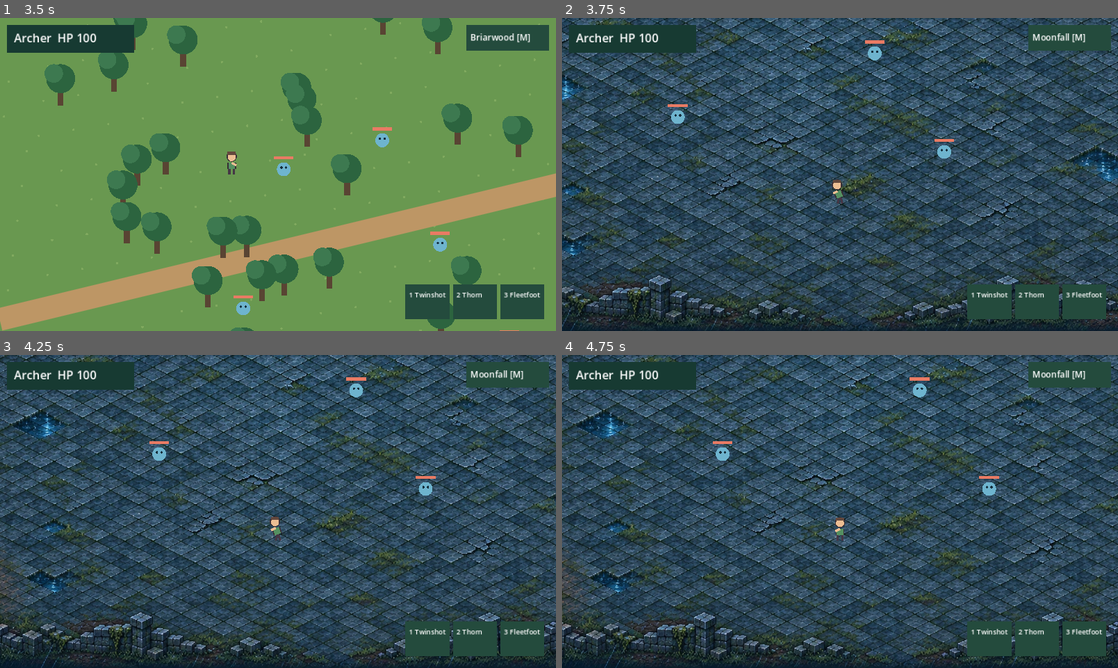
Above: before the commit, frames 1-4 (two rows, left to right).
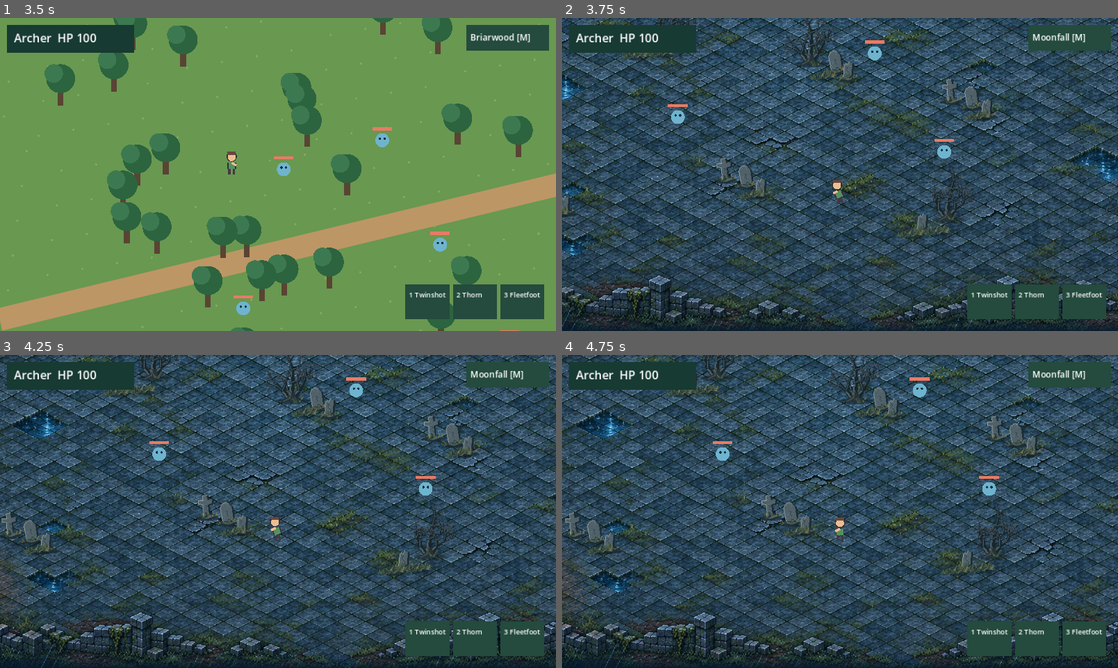
Above: after the commit, the same moments.

Repository: akmalyazidd-hue/elderbell-godot
Game: Godot game, scene res://main.tscn
Two runs of this game, one before a commit and one after it. Both use one fixed random seed, a clock stepped at 60 frames per second and the inputs below.
Inputs (mouse positions are in pixels of both pictures, inside the frame that each line leads up to):
- Up to frame 1 (3.5 s): tap Enter at 0.5, 2 s; move the mouse to (400, 158) at 0.52 s; hold Right (ui_right) 0.53-1.25 s; tap M at 0.6 s; click (400, 158) at 0.67 s; tap Space at 1.25, 2.75 s; drag from (166, 190) to (250, 237) at 1.27 s; move the mouse to (333, 105) at 2.02 s; hold Right (ui_right) 2.03-2.75 s; tap 2 at 2.1 s; drag from (250, 237) to (111, 127) at 2.77 s
- Up to frame 2 (3.75 s): move the mouse to (1006, 221) at 3.52 s; hold Left (ui_left) from 3.53 s (still down); tap M at 3.6 s
- Up to frame 3 (4.25 s): keep holding Left (ui_left)
- Up to frame 4 (4.75 s): release Left (ui_left) at 4.25 s; drag from (673, 464) to (756, 433) at 4.27 s

Frame 1 is identical in both runs. In frame 2, 2.4% of the frame differs, in the area x 0-100%, y 0-71%; in frame 3, 2.9%; in frame 4, 2.9%, in the area x 0-87%, y 0-71%.

Commit message:
Add Moonfall graveyard scenery

Diff:
--- a/main.gd
+++ b/main.gd
@@ -1,5 +1,6 @@
 extends Node2D
 
+const GRAVE_PROPS = preload("res://moon-props.png")
 const MOONFALL = preload("res://moonfall.webp")
 const WORLD = Vector2(1450, 1000)
 const CLASSES = {
@@ -14,6 +15,17 @@
 var hp = 100.0
 var foes: Array = []
 var trees: Array = []
+var grave_props: Array = []
+const BURIAL_PLOTS = [
+ [245,332,0],[505,316,1],[947,330,2],[1218,475,0],
+ [390,514,2],[674,548,0],[920,615,1],[191,782,1],
+ [530,751,1],[866,822,2],[1230,832,0]
+]
+const PLOT_PIECES = [
+ [[0,-25,-7],[2,19,7],[4,39,20],[5,-4,18]],
+ [[3,-28,-8],[2,8,2],[4,32,18],[5,17,20]],
+ [[1,20,-12],[4,-25,8],[5,0,12],[5,-45,16]]
+]
 var effects: Array = []
 var cooldown = [0.0, 0.0, 0.0]
 var buff = 0.0
@@ -36,6 +48,9 @@
   var point = Vector2(rng.randf_range(40, 1410), rng.randf_range(40, 960))
   if point.distance_to(position_player) > 100:
    trees.append(point)
+ for plot in BURIAL_PLOTS:
+  for piece in PLOT_PIECES[plot[2]]:
+   grave_props.append({"pos":Vector2(plot[0]+piece[1],plot[1]+piece[2]),"variant":piece[0]})
  for point in [Vector2(520,400),Vector2(660,350),Vector2(420,640),Vector2(760,530),Vector2(880,700),Vector2(1150,400)]:
   foes.append({"pos":point,"hp":65.0,"max":65.0,"attack":0.0})
  queue_redraw()
@@ -186,6 +201,9 @@
  var objects: Array = []
  for tree in trees if region == "Briarwood" else []:
   objects.append({"y":tree.y,"type":"tree","pos":tree})
+ if region == "Moonfall":
+  for prop in grave_props:
+   objects.append({"y":prop.pos.y,"type":"grave","pos":prop.pos,"variant":prop.variant})
  for e in foes:
   if e.hp>0: objects.append({"y":e.pos.y,"type":"enemy","pos":e.pos,"data":e})
  objects.append({"y":position_player.y,"type":"player","pos":position_player})
@@ -196,6 +214,10 @@
    draw_rect(Rect2(p+Vector2(-5,-35),Vector2(10,35)),Color("#594433"))
    draw_circle(p+Vector2(0,-46),25,Color("#2c643f"))
    draw_circle(p+Vector2(-12,-55),16,Color("#3d7950"))
+  elif item.type == "grave":
+   var prop_scale = 1.4 if item.variant < 2 else 1.0
+   var tint = Color(1,1,1,0.45) if p.y >= position_player.y and p.y-position_player.y < 70*prop_scale and absf(p.x-position_player.x)<27*prop_scale else Color.WHITE
+   draw_texture_rect_region(GRAVE_PROPS,Rect2(p-Vector2(32,74)*prop_scale,Vector2(64,80)*prop_scale),Rect2(item.variant*64,0,64,80),tint)
   elif item.type == "enemy":
    draw_circle(p+Vector2(0,-9),12,Color("#6eb4ce"))
    draw_circle(p+Vector2(-4,-12),2,Color("#152e3c"))
Binary file added: moon-props.png
Not shown, added: moon-props.png.import
